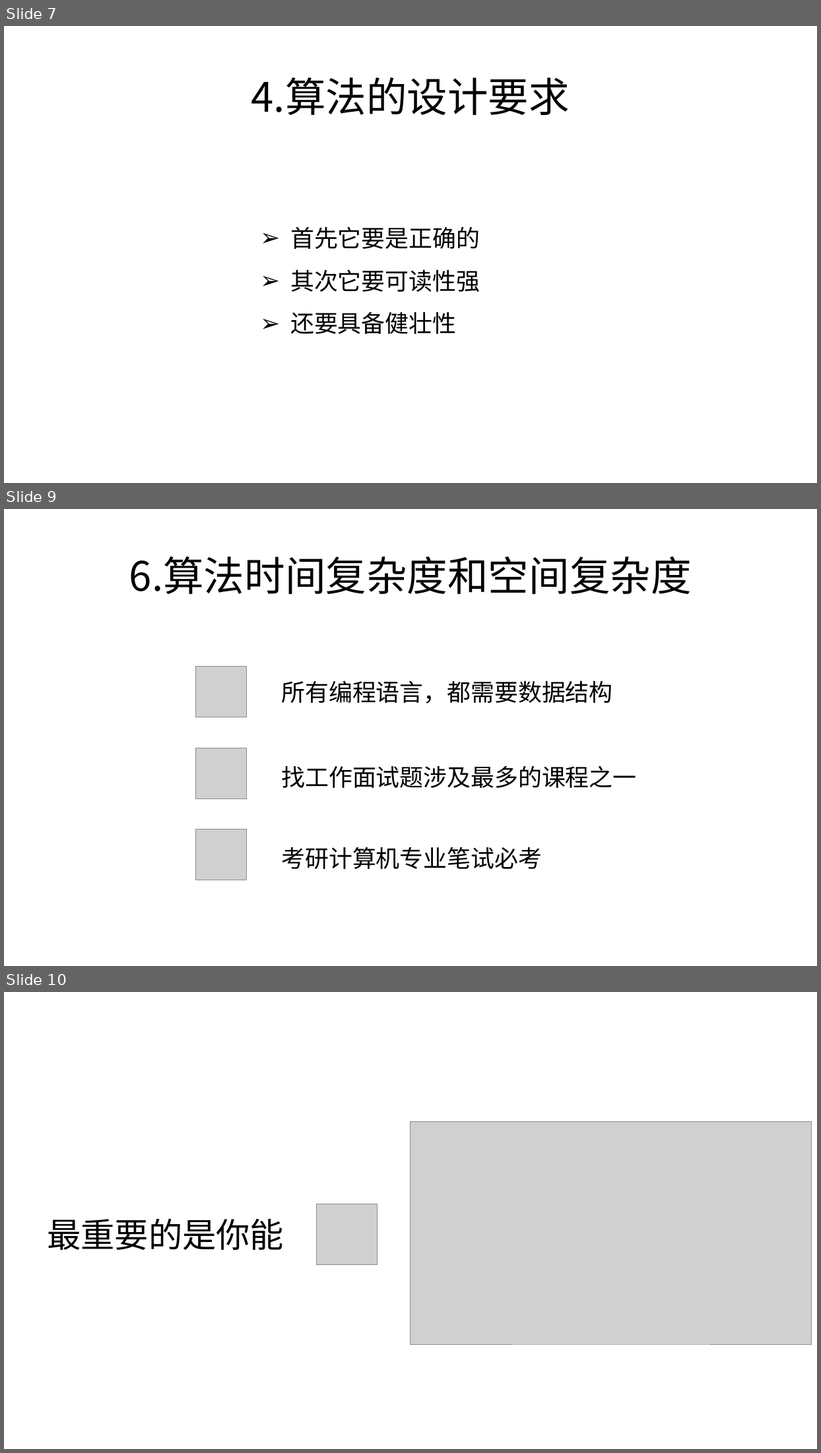
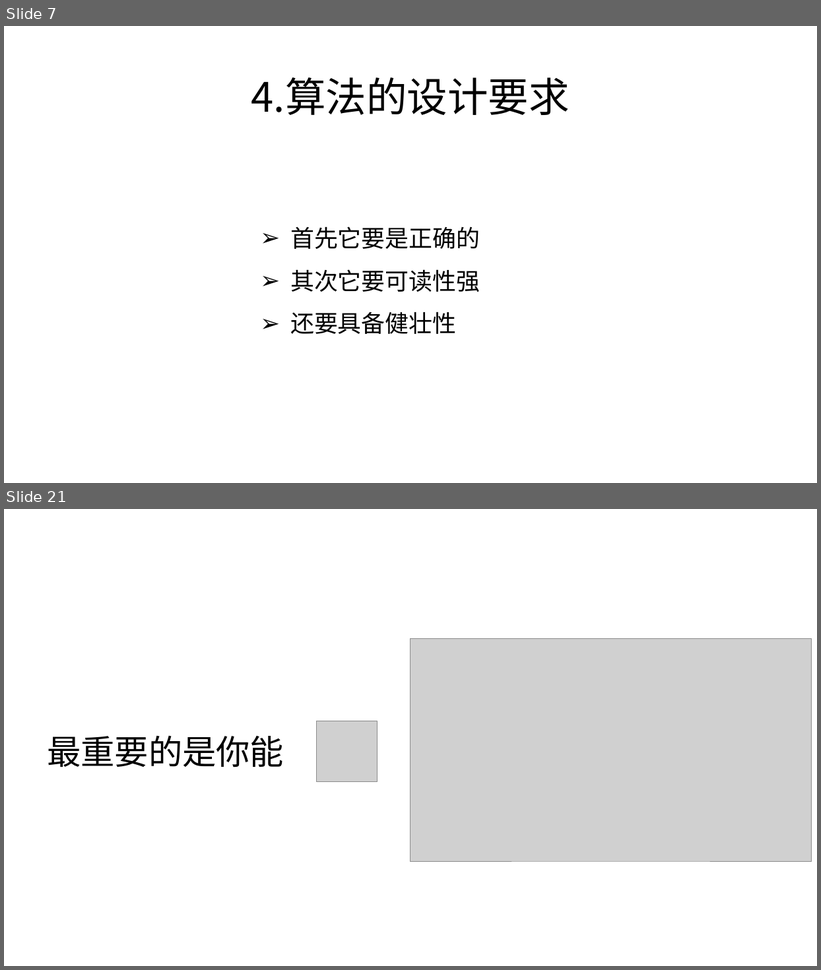
Before and after one commit to zjyesir/hmc_data_structure, a slide deck: 1.2算法.pptx. Shown one above the other, each under a label of ours: slides 7, 9 and 10 before the commit, slides 7 and 21 after it; the slides between them are not shown. The pictures are 821x1453 and 821x970 pixels, drawn with LibreOffice and Linux fonts; fonts in the diff are those of the drawing; grey boxes stand for pictures; background and template pictures are left out. Boxes give left, top, right and bottom in pixels: in the first picture for what was removed or moved away, otherwise in the second. Text is boxed around its words. In the diff, an @@ line names an element or a change of style, - is before the commit and + after.

```diff
--- a/1.2算法.pptx
+++ b/1.2算法.pptx
@@ slide 9 removed at (4, 509, 817, 966), background picture (left out) @@
@@ text removed at (129, 557, 692, 594) @@
-6.算法时间复杂度和空间复杂度
@@ picture removed at (195, 666, 246, 717) @@
@@ text removed at (281, 681, 613, 704) @@
-所有编程语言，都需要数据结构
@@ picture removed at (195, 749, 246, 799) @@
@@ text removed at (281, 766, 636, 788) @@
-找工作面试题涉及最多的课程之一
@@ picture removed at (195, 829, 246, 880) @@
@@ text removed at (281, 847, 542, 869) @@
-考研计算机专业笔试必考
@@ what was slide 10 is now slide 21 @@
```
Also in this commit, not shown: 1 slide changed, 12 slides added.
